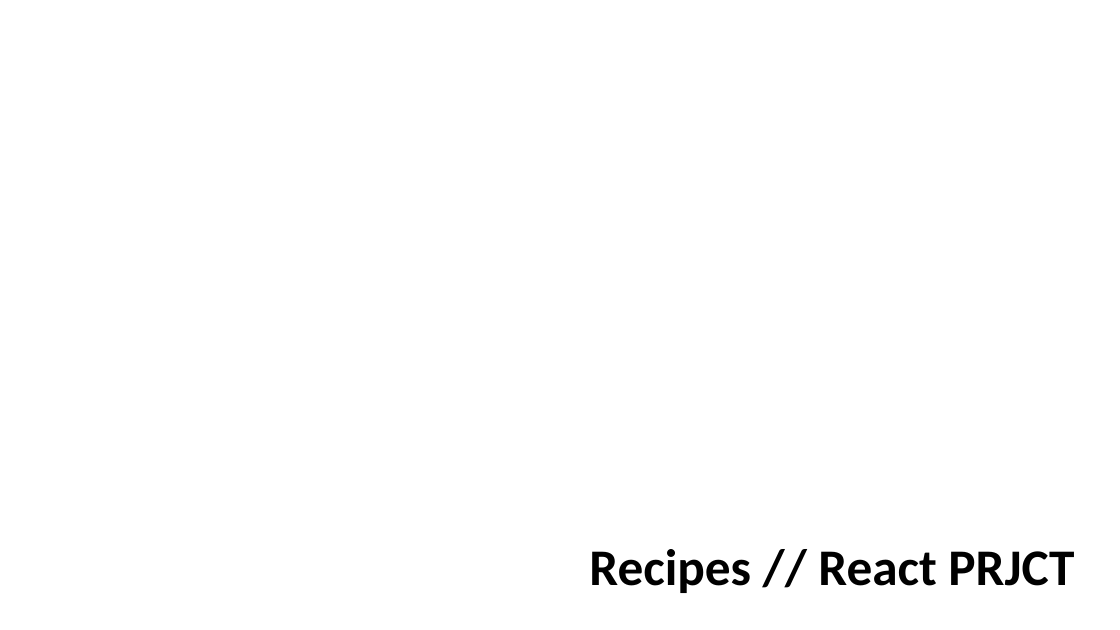
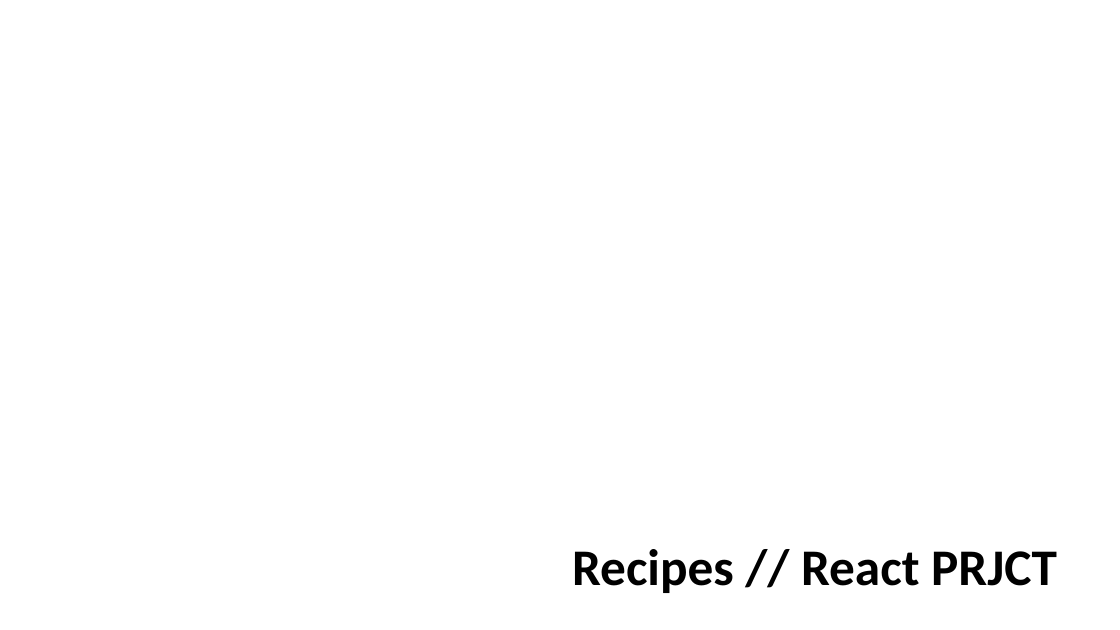
Before and after one commit to Rachel02247/React, a slide deck: slide 1 of recipesPRJCT/client/planning.pptx. Drawn at 1120x630 pixels with LibreOffice and Linux fonts; fonts in the diff are those of the drawing. Boxes give left, top, right and bottom in pixels: in the first picture for what was removed or moved away, otherwise in the second. Text is boxed around its words. In the diff, an @@ line names an element or a change of style, - is before the commit and + after.

```diff
--- a/recipesPRJCT/client/planning.pptx
+++ b/recipesPRJCT/client/planning.pptx
@@ title "Recipes // React PRJCT": place and size @@
-title "Recipes // React PRJCT" at box(589, 549, 1074, 593)
+title "Recipes // React PRJCT" at box(572, 549, 1057, 593)
```
Also in this commit, not shown: 2 other slides changed, 1 slide added, 2 slides removed, 14 other files.
